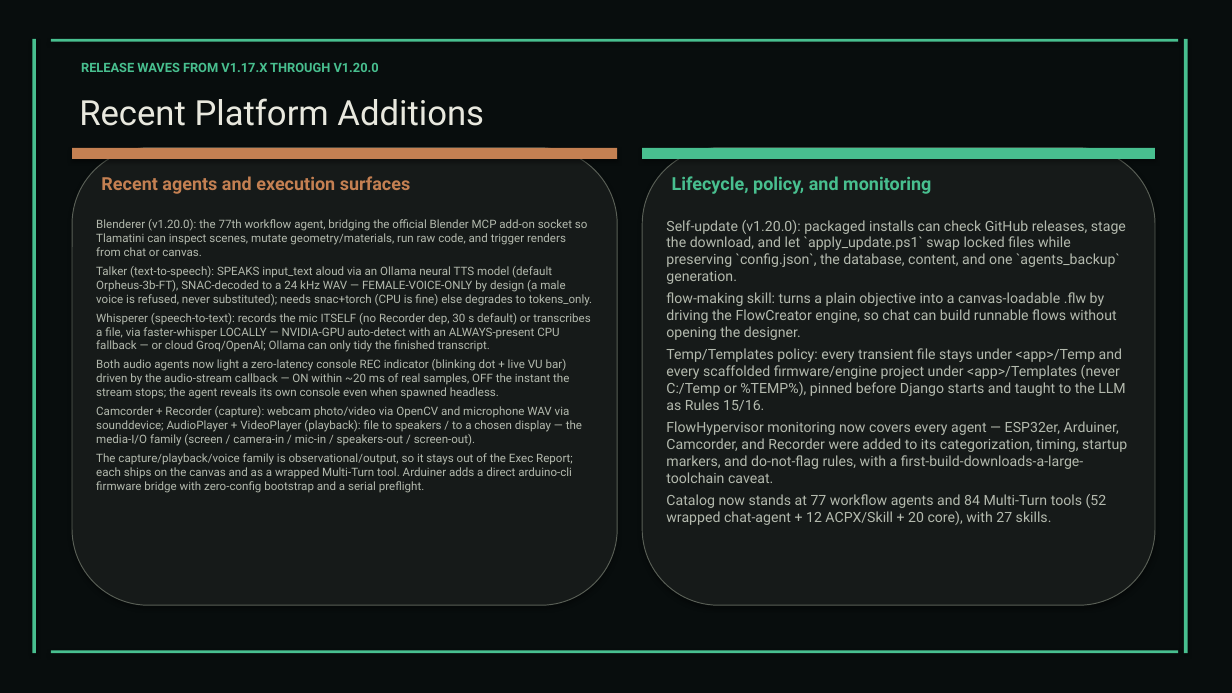
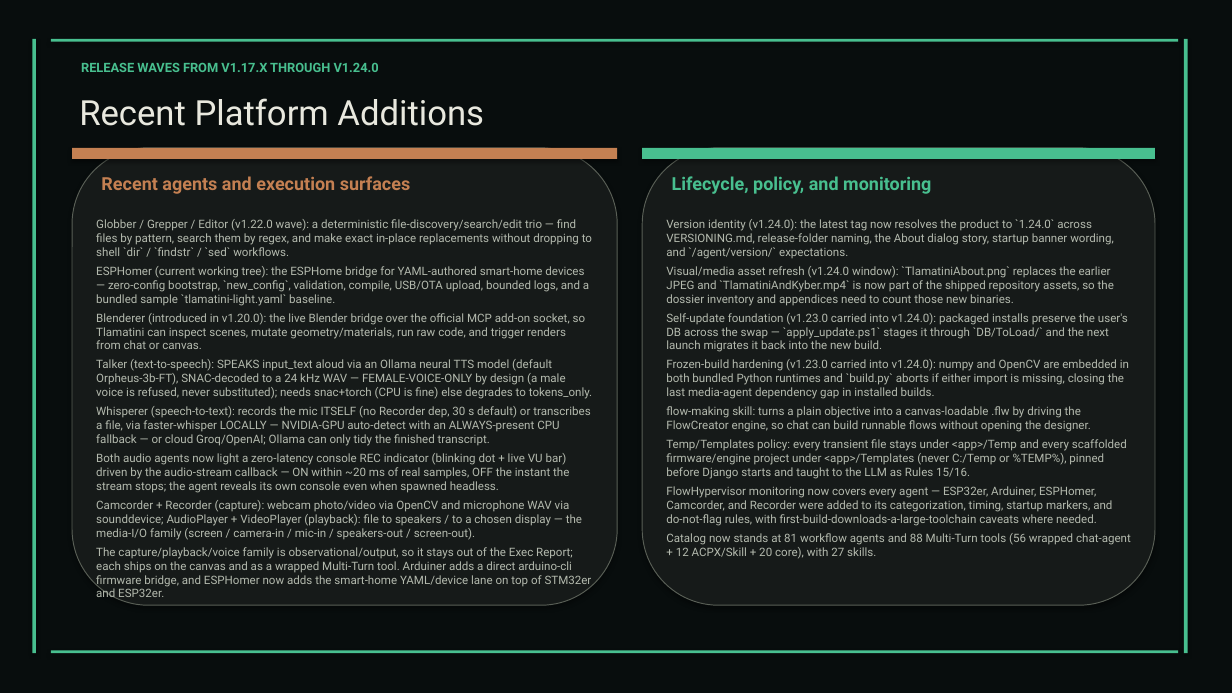
Before and after one commit to XAIHT/web-app, a slide deck: slide 63 of Tlamatini_eXtended_Artificial_Intelligence_Humanly_Tempered.pptx (slide 60 before the commit). Drawn at 1232x693 pixels with LibreOffice and Linux fonts; fonts in the diff are those of the drawing. Boxes give left, top, right and bottom in pixels: in the first picture for what was removed or moved away, otherwise in the second. Text is boxed around its words. In the diff, an @@ line names an element or a change of style, - is before the commit and + after.

Commit message:
Updated the info covering Tlamatini's v1.24.0, by angelahack1

```diff
--- a/Tlamatini_eXtended_Artificial_Intelligence_Humanly_Tempered.pptx
+++ b/Tlamatini_eXtended_Artificial_Intelligence_Humanly_Tempered.pptx
@@ text at (x1=81, y1=62, x2=379, y2=72): text changed @@
-RELEASE WAVES FROM V1.17.X THROUGH V1.20.0
+RELEASE WAVES FROM V1.17.X THROUGH V1.24.0
@@ text at (x1=96, y1=219, x2=592, y2=349): text changed @@
-Blenderer (v1.20.0): the 77th workflow agent, bridging the official Blender MCP add-on socket so Tlamatini can inspect scenes, mutate geometry/materials, run raw code, and trigger renders from chat or canvas.
+Globber / Grepper / Editor (v1.22.0 wave): a deterministic file-discovery/search/edit trio — find files by pattern, search them by regex, and make exact in-place replacements without dropping to shell `dir` / `findstr` / `sed` workflows.
+ESPHomer (current working tree): the ESPHome bridge for YAML-authored smart-home devices — zero-config bootstrap, `new_config`, validation, compile, USB/OTA upload, bounded logs, and a bundled sample `tlamatini-light.yaml` baseline.
+Blenderer (introduced in v1.20.0): the live Blender bridge over the official MCP add-on socket, so Tlamatini can inspect scenes, mutate geometry/materials, run raw code, and trigger renders from chat or canvas.
@@ text at (x1=666, y1=219, x2=1129, y2=399): text changed; size 11 to 9 pt @@
-Self-update (v1.20.0): packaged installs can check GitHub releases, stage the download, and let `apply_update.ps1` swap locked files while preserving `config.json`, the database, content, and one `agents_backup` generation.
+Version identity (v1.24.0): the latest tag now resolves the product to `1.24.0` across VERSIONING.md, release-folder naming, the About dialog story, startup banner wording, and `/agent/version/` expectations.
+Visual/media asset refresh (v1.24.0 window): `TlamatiniAbout.png` replaces the earlier JPEG and `TlamatiniAndKyber.mp4` is now part of the shipped repository assets, so the dossier inventory and appendices need to count those new binaries.
+Self-update foundation (v1.23.0 carried into v1.24.0): packaged installs preserve the user's DB across the swap — `apply_update.ps1` stages it through `DB/ToLoad/` and the next launch migrates it back into the new build.
+Frozen-build hardening (v1.23.0 carried into v1.24.0): numpy and OpenCV are embedded in both bundled Python runtimes and `build.py` aborts if either import is missing, closing the last media-agent dependency gap in installed builds.
@@ text at (x1=666, y1=406, x2=1127, y2=479): size 11 to 9 pt in "flow-making skill: turns a plain objective into ...", "Temp/Templates policy: every transient file stays under ..." @@
@@ text at (x1=666, y1=486, x2=1131, y2=558): text changed; size 11 to 9 pt @@
-FlowHypervisor monitoring now covers every agent — ESP32er, Arduiner, Camcorder, and Recorder were added to its categorization, timing, startup markers, and do-not-flag rules, with a first-build-downloads-a-large-toolchain caveat.
-Catalog now stands at 77 workflow agents and 84 Multi-Turn tools (52 wrapped chat-agent + 12 ACPX/Skill + 20 core), with 27 skills.
+FlowHypervisor monitoring now covers every agent — ESP32er, Arduiner, ESPHomer, Camcorder, and Recorder were added to its categorization, timing, startup markers, and do-not-flag rules, with first-build-downloads-a-large-toolchain caveats where needed.
+Catalog now stands at 81 workflow agents and 88 Multi-Turn tools (56 wrapped chat-agent + 12 ACPX/Skill + 20 core), with 27 skills.
@@ text at (x1=96, y1=547, x2=592, y2=601): text changed @@
-The capture/playback/voice family is observational/output, so it stays out of the Exec Report; each ships on the canvas and as a wrapped Multi-Turn tool. Arduiner adds a direct arduino-cli firmware bridge with zero-config bootstrap and a serial preflight.
+The capture/playback/voice family is observational/output, so it stays out of the Exec Report; each ships on the canvas and as a wrapped Multi-Turn tool. Arduiner adds a direct arduino-cli firmware bridge, and ESPHomer now adds the smart-home YAML/device lane on top of STM32er and ESP32er.
```
Also in this commit, not shown: 59 other slides changed, 5 slides added, 1 slide removed, 9 other files.
